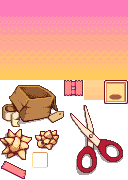
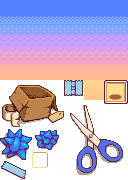
The second w=128, h=180 image is a revision of the first. Changes to its layers:
removed group "card" (1st of 2, in "content") (13 layers) from group "content" over (x1=66, y1=0, x2=128, y2=172)
showed "blue" (1st of 7, in "content" › "background copy") over (x1=0, y1=0, x2=128, y2=80)
showed "green" (1st of 8, in "content" › "background copy") over (x1=0, y1=0, x2=128, y2=80)
removed group "placed" (4 layers) from group "scissors" over (x1=72, y1=114, x2=122, y2=172)
showed "blue" (2nd of 7, in "content" › "decorations" › "scissors"), moved it into group "scissors" over (x1=72, y1=114, x2=122, y2=172)
showed "green" (2nd of 8, in "content" › "decorations" › "scissors"), moved it into group "scissors" over (x1=72, y1=114, x2=122, y2=172)
moved "red" (2nd of 7, in "content" › "decorations" › "scissors") into group "scissors" over (x1=72, y1=114, x2=122, y2=172)
moved "shade" (1st of 7, in "content" › "decorations" › "scissors") into group "scissors" over (x1=72, y1=114, x2=122, y2=172)
moved "spangles" above "brumbles" over (x1=0, y1=129, x2=32, y2=159)
added layer "blue" (4th of 7, in "content" › "decorations" › "spangles") in group "spangles" over (x1=0, y1=129, x2=32, y2=159)
added layer "green" (4th of 8, in "content" › "decorations" › "spangles") in group "spangles" over (x1=0, y1=129, x2=32, y2=159)
added layer "red" (4th of 7, in "content" › "decorations" › "spangles") in group "spangles" over (x1=0, y1=129, x2=32, y2=159)
added layer "blue" (5th of 7, in "content" › "decorations" › "brumbles") in group "brumbles" over (x1=35, y1=130, x2=59, y2=149)
added layer "green" (5th of 8, in "content" › "decorations" › "brumbles") in group "brumbles" over (x1=35, y1=130, x2=59, y2=149)
showed "blue" (6th of 7, in "content" › "clickables" › "item slot") over (x1=105, y1=81, x2=127, y2=103)
showed "green" (6th of 8, in "content" › "clickables" › "item slot") over (x1=105, y1=81, x2=127, y2=103)
…and 7 more changes (1 added, 2 removed, 4 visibility)
